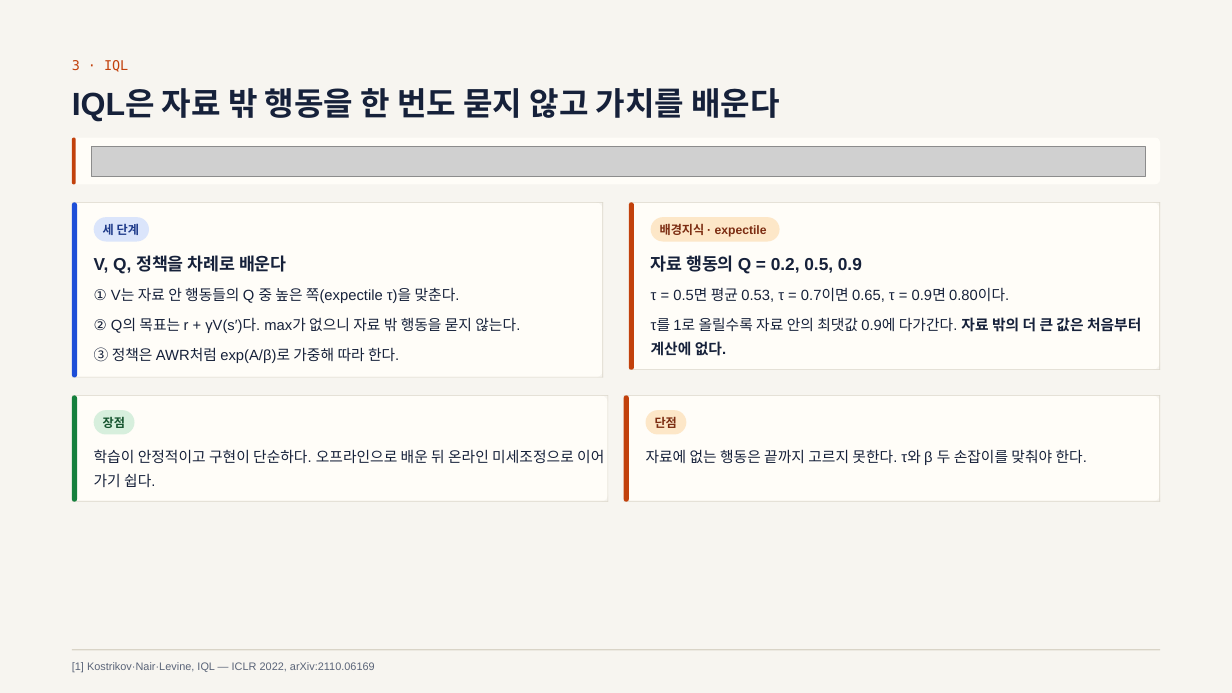
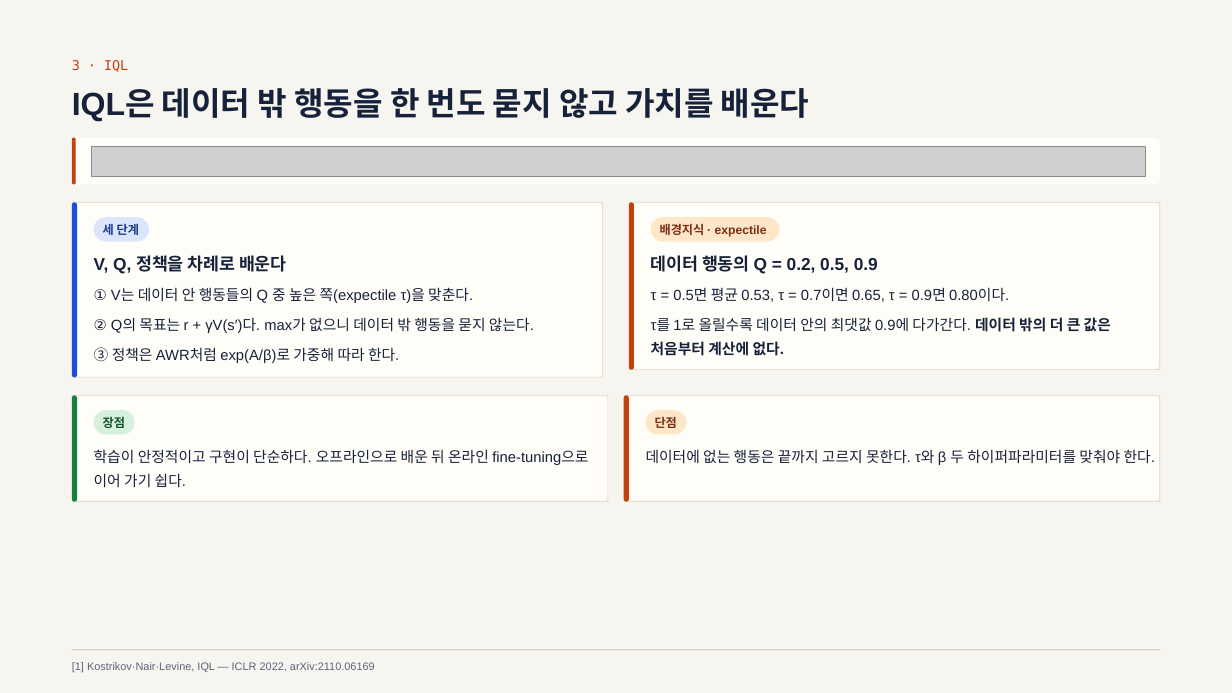
Before and after one commit to Geonhee-LEE/travplan-site, a slide deck: slide 30 of slides/study-rl/study-rl.pptx. Drawn at 1232x693 pixels with LibreOffice and Linux fonts; fonts in the diff are those of the drawing; grey boxes stand for pictures. Boxes give left, top, right and bottom in pixels: in the first picture for what was removed or moved away, otherwise in the second. Text is boxed around its words. In the diff, an @@ line names an element or a change of style, - is before the commit and + after.

```diff
--- a/slides/study-rl/study-rl.pptx
+++ b/slides/study-rl/study-rl.pptx
@@ text at bbox=[72, 88, 809, 122]: text changed @@
-IQL은 자료 밖 행동을 한 번도 묻지 않고 가치를 배운다
+IQL은 데이터 밖 행동을 한 번도 묻지 않고 가치를 배운다
@@ text at bbox=[651, 255, 878, 274]: text changed @@
-자료 행동의 Q = 0.2, 0.5, 0.9
+데이터 행동의 Q = 0.2, 0.5, 0.9
@@ text at bbox=[94, 287, 473, 303]: text changed @@
-① V는 자료 안 행동들의 Q 중 높은 쪽(expectile τ)을 맞춘다.
+① V는 데이터 안 행동들의 Q 중 높은 쪽(expectile τ)을 맞춘다.
@@ text at bbox=[94, 317, 534, 333]: text changed @@
-② Q의 목표는 r + γV(s′)다. max가 없으니 자료 밖 행동을 묻지 않는다.
+② Q의 목표는 r + γV(s′)다. max가 없으니 데이터 밖 행동을 묻지 않는다.
@@ text at bbox=[651, 317, 1111, 356]: text changed @@
-τ를 1로 올릴수록 자료 안의 최댓값 0.9에 다가간다. 자료 밖의 더 큰 값은 처음부터 계산에 없다.
+τ를 1로 올릴수록 데이터 안의 최댓값 0.9에 다가간다. 데이터 밖의 더 큰 값은 처음부터 계산에 없다.
@@ text at bbox=[94, 449, 588, 487]: text changed @@
-학습이 안정적이고 구현이 단순하다. 오프라인으로 배운 뒤 온라인 미세조정으로 이어 가기 쉽다.
+학습이 안정적이고 구현이 단순하다. 오프라인으로 배운 뒤 온라인 fine-tuning으로 이어 가기 쉽다.
@@ text at bbox=[646, 449, 1155, 465]: text changed @@
-자료에 없는 행동은 끝까지 고르지 못한다. τ와 β 두 손잡이를 맞춰야 한다.
+데이터에 없는 행동은 끝까지 고르지 못한다. τ와 β 두 하이퍼파라미터를 맞춰야 한다.
```
Also in this commit, not shown: 44 other slides changed, 46 other files.
